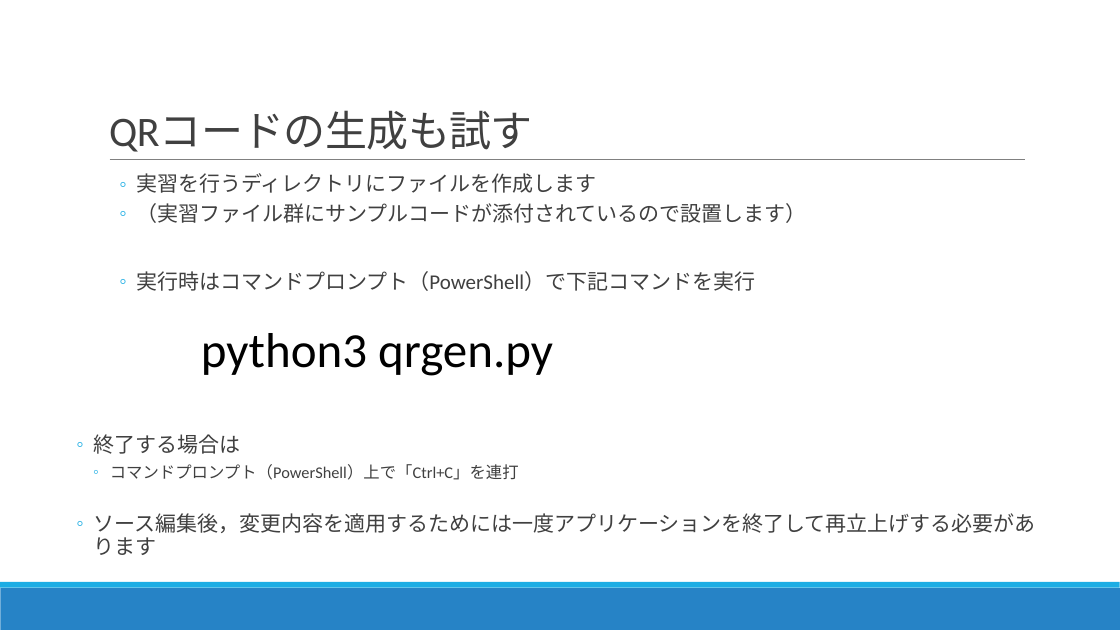
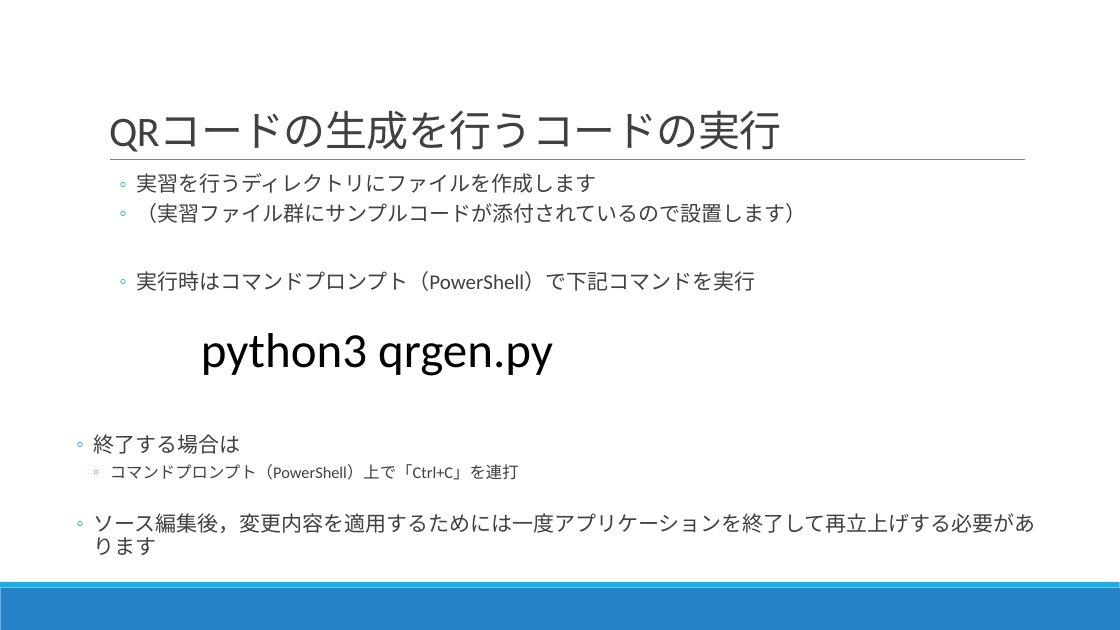
Before and after one commit to nc30mtd/noastec-smiottk, a slide deck: slide 13 of IoTセミナーテキスト.pptx. Drawn at 1120x630 pixels with LibreOffice and Linux fonts; fonts in the diff are those of the drawing. Boxes give left, top, right and bottom in pixels: in the first picture for what was removed or moved away, otherwise in the second. Text is boxed around its words. In the diff, an @@ line names an element or a change of style, - is before the commit and + after.

```diff
--- a/IoTセミナーテキスト.pptx
+++ b/IoTセミナーテキスト.pptx
@@ title at box(109, 112, 781, 152): text changed @@
-QRコードの生成も試す
+QRコードの生成を行うコードの実行
```
Also in this commit, not shown: 6 other slides changed.
